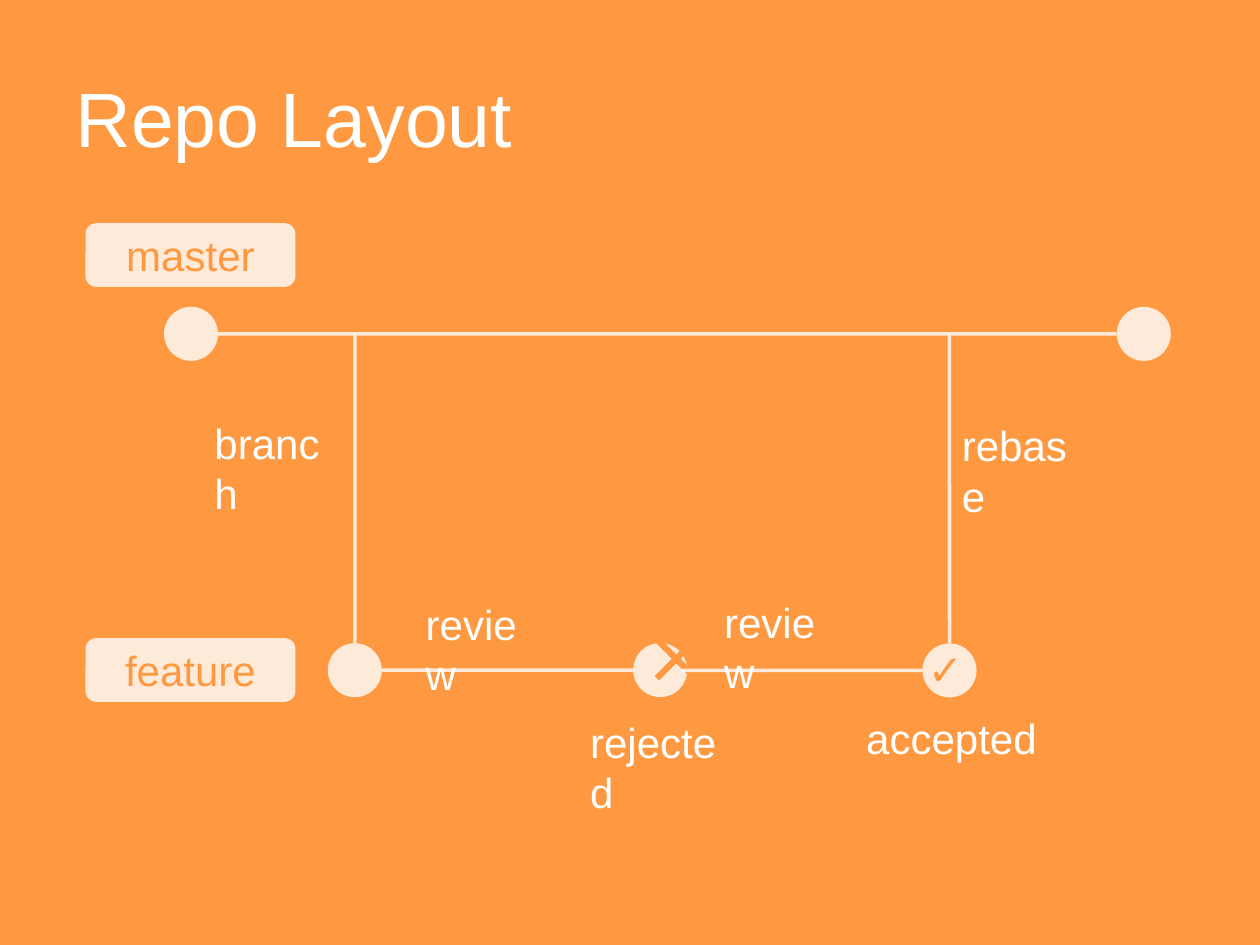
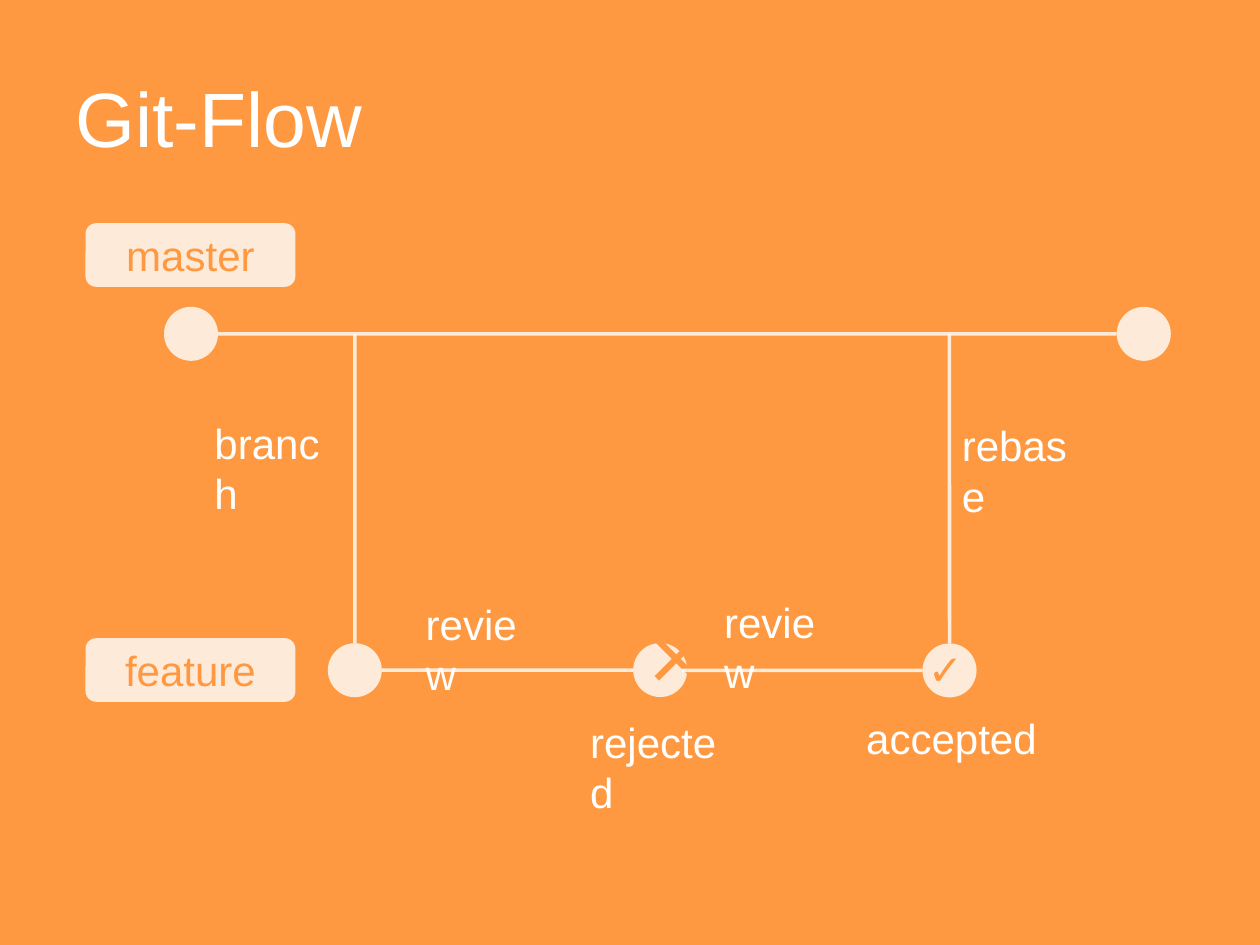
Before and after one commit to ailurus-server/ailurus-device, a slide deck: slide 5 of documents/midterm_demo.pptx. Drawn at 1260x945 pixels with LibreOffice and Linux fonts; fonts in the diff are those of the drawing. Boxes give left, top, right and bottom in pixels: in the first picture for what was removed or moved away, otherwise in the second. Text is boxed around its words. In the diff, an @@ line names an element or a change of style, - is before the commit and + after.

```diff
--- a/documents/midterm_demo.pptx
+++ b/documents/midterm_demo.pptx
@@ title at (76,91,362,148): text changed @@
-Repo Layout
+Git-Flow
```
Also in this commit, not shown: 2 other slides changed, 1 slide added, 1 other file.
